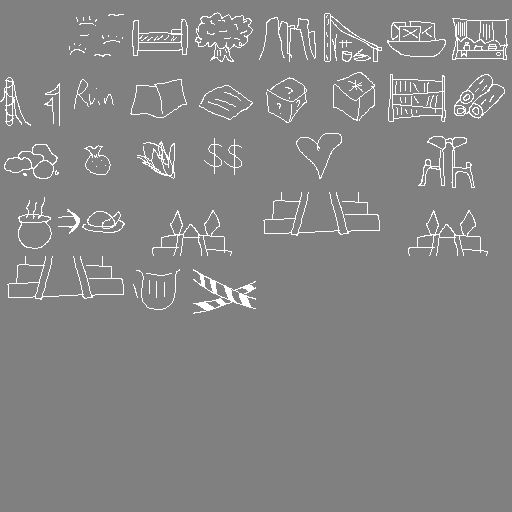
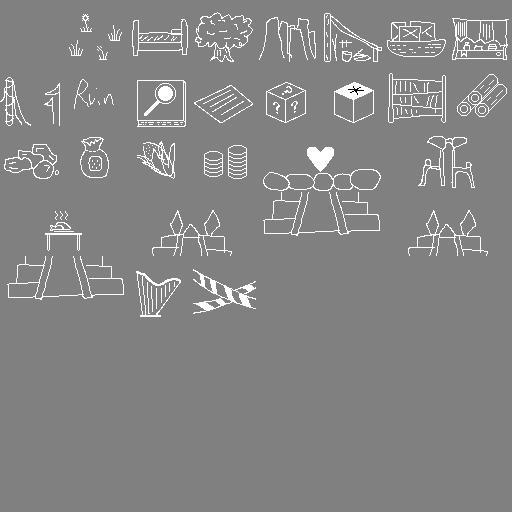
Layers edited between the first and the second (512, 512) image:
added layer "coin copy 2" above "coin copy" over [204, 151, 223, 177]
added layer "coin copy" above "coin" over [228, 145, 247, 179]
added layer "?" above "Layer 2" over [273, 86, 298, 114]
added layer "Layer 2" above "Layer 1" over [457, 74, 507, 117]
painted on "Layer 1" over [5, 14, 505, 317]
